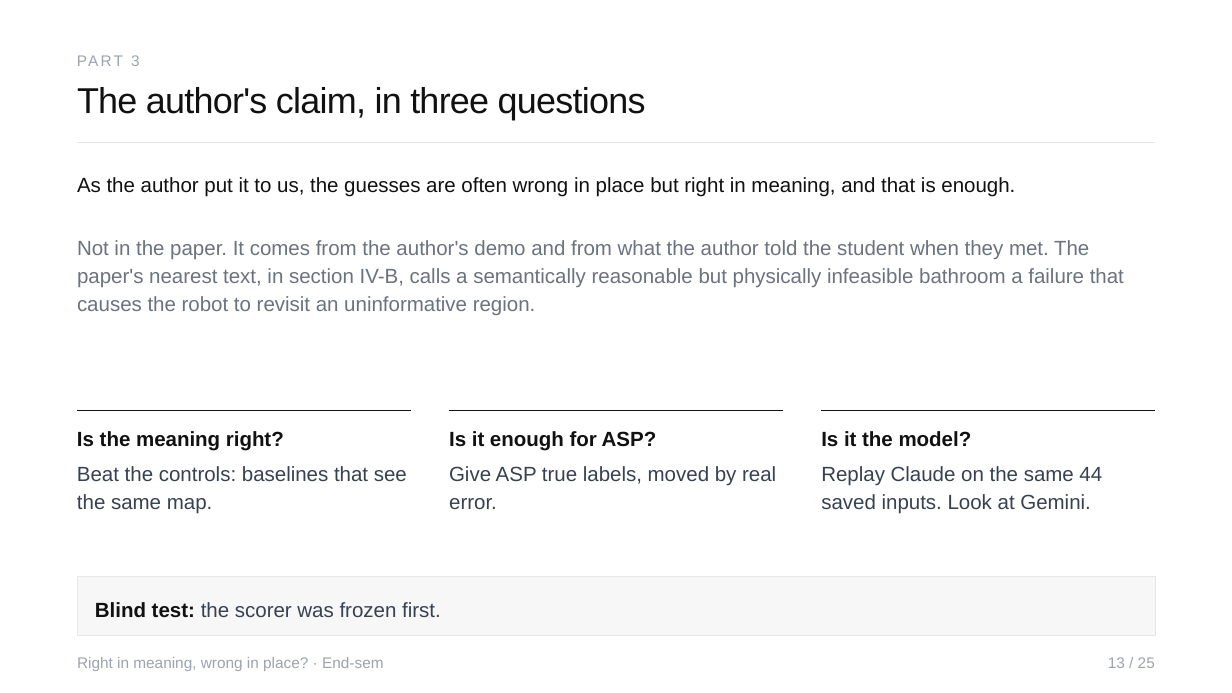
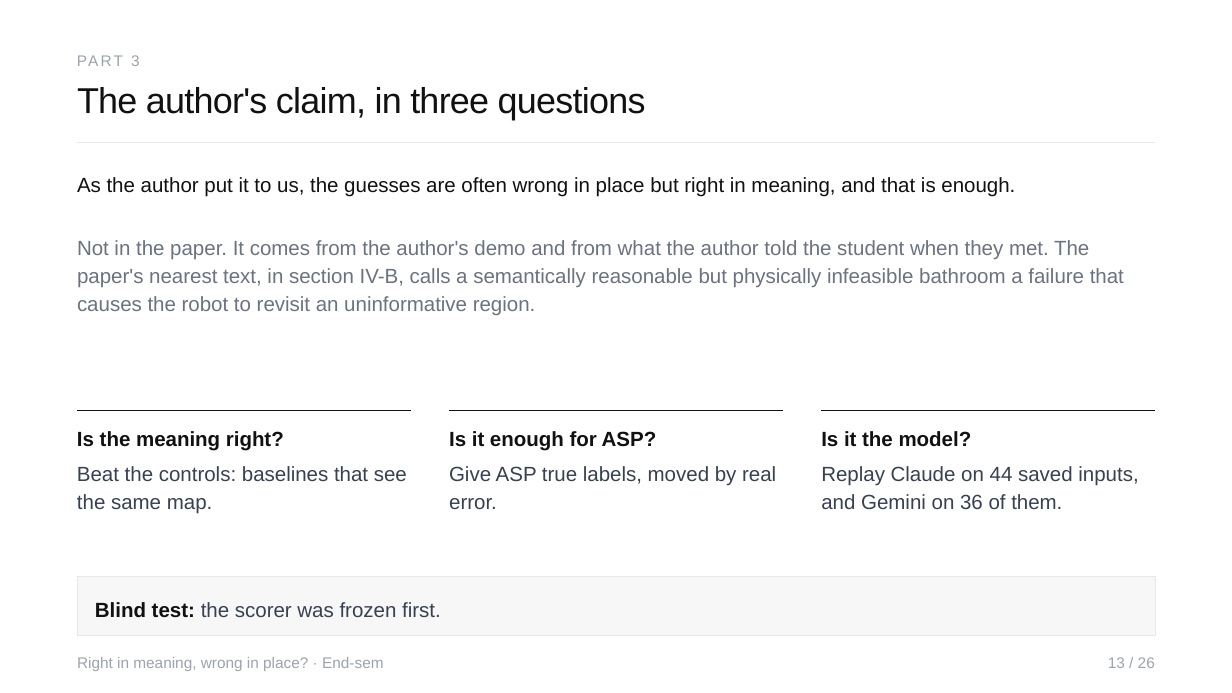
Before and after one commit to Sher110106/validity-aware-active-semantic-exploration, a slide deck: slide 13 of docs/endsem_2026-11/ASP_Endsem.pptx. Drawn at 1232x693 pixels with LibreOffice and Linux fonts; fonts in the diff are those of the drawing. Boxes give left, top, right and bottom in pixels: in the first picture for what was removed or moved away, otherwise in the second. Text is boxed around its words. In the diff, an @@ line names an element or a change of style, - is before the commit and + after.

```diff
--- a/docs/endsem_2026-11/ASP_Endsem.pptx
+++ b/docs/endsem_2026-11/ASP_Endsem.pptx
@@ text at (821,466,1138,509): text changed @@
-Replay Claude on the same 44 saved inputs. Look at Gemini.
+Replay Claude on 44 saved inputs, and Gemini on 36 of them.
```
Also in this commit, not shown: 25 other slides changed, 2 slides added, 1 slide removed, 8 other files.
